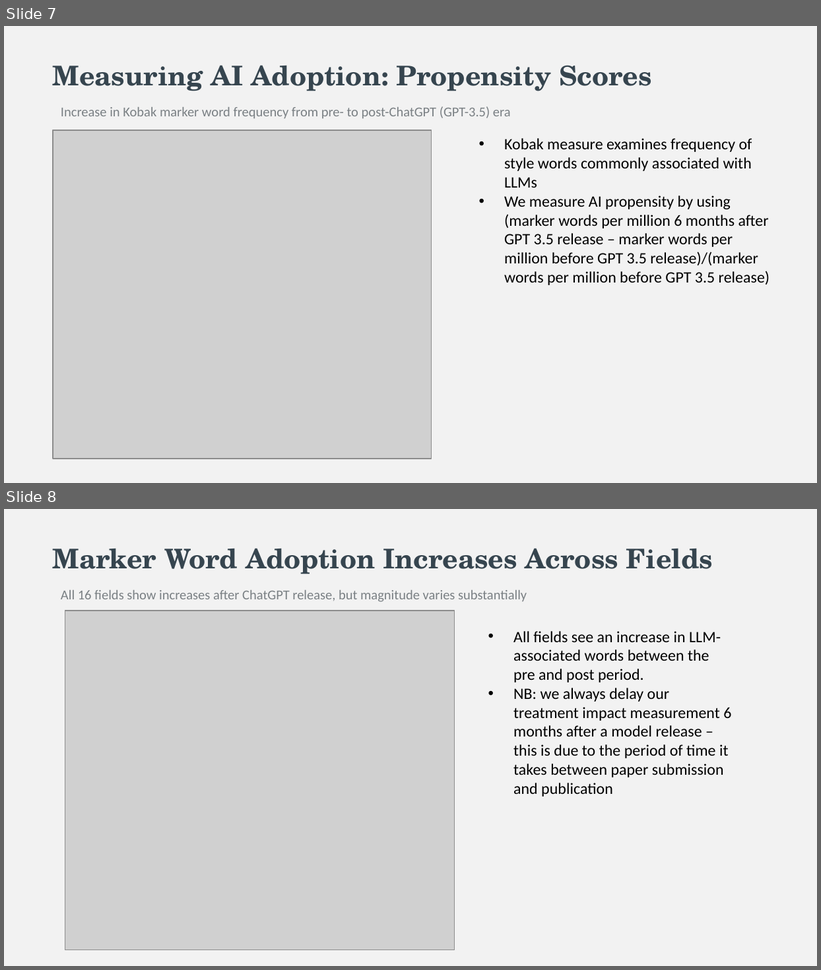
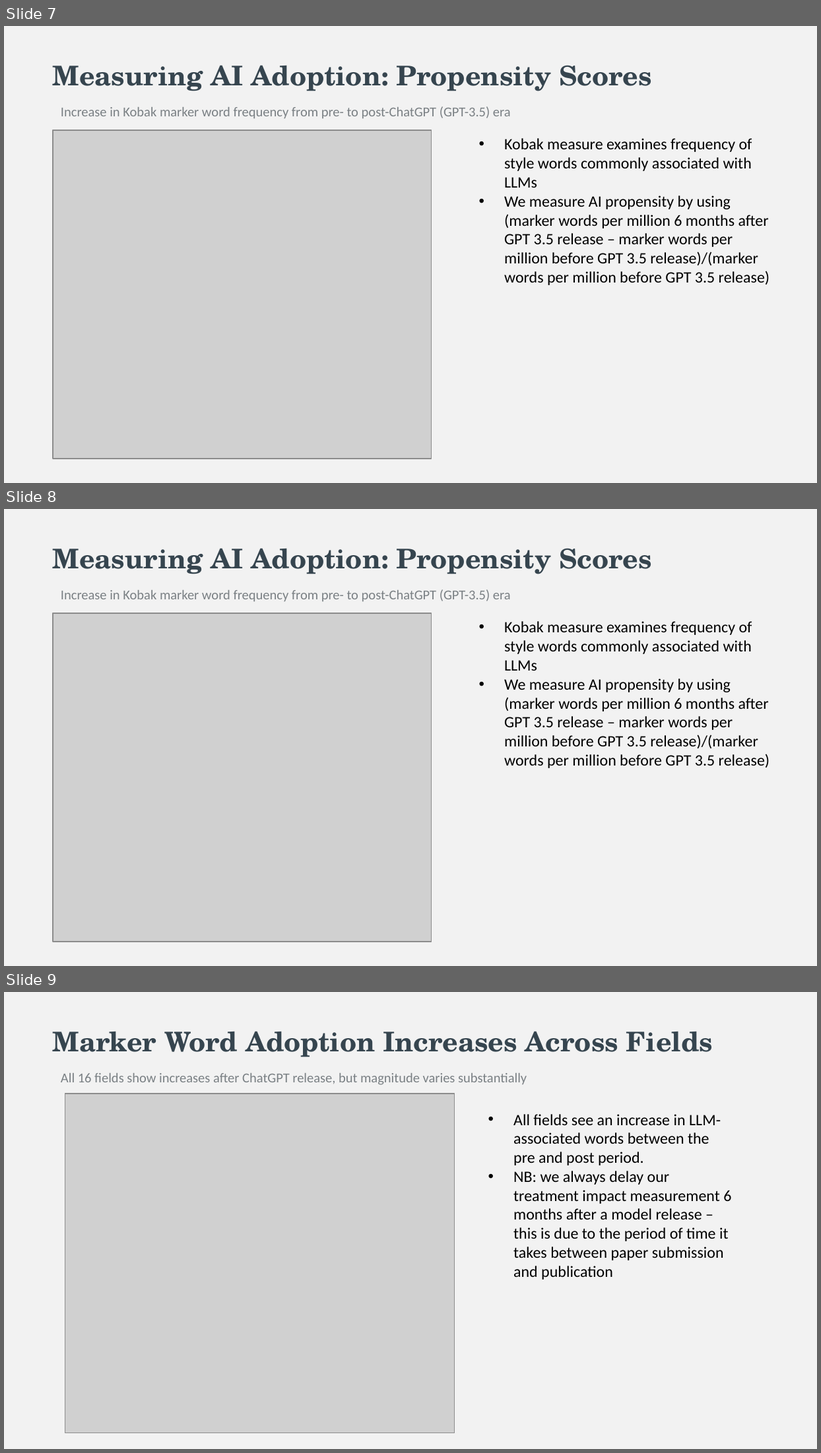
Before and after one commit to bheim/aig_final_project, a slide deck: claude work/presentation final.pptx. Shown one above the other, each under a label of ours: slides 7 and 8 before the commit, slides 7, 8 and 9 after it. The pictures are 821x970 and 821x1453 pixels, drawn with LibreOffice and Linux fonts; fonts in the diff are those of the drawing; grey boxes stand for pictures. Boxes give left, top, right and bottom in pixels: in the first picture for what was removed or moved away, otherwise in the second. Text is boxed around its words. In the diff, an @@ line names an element or a change of style, - is before the commit and + after.

```diff
--- a/claude work/presentation final.pptx
+++ b/claude work/presentation final.pptx
@@ slide 8 added at [4, 509, 817, 966], background #F2F2F2 @@
@@ text added at [53, 548, 652, 574], 24 pt, text #36454F, bold @@
+Measuring AI Adoption: Propensity Scores
@@ text added at [61, 590, 511, 601], 12 pt, text #7A8084 @@
+Increase in Kobak marker word frequency from pre- to post-ChatGPT (GPT-3.5) era
@@ picture added at [53, 613, 431, 941] @@
@@ text added at [504, 621, 770, 768], 14 pt, text none @@
+• Kobak measure examines frequency of style words commonly associated with LLMs
+• We measure AI propensity by using (marker words per million 6 months after GPT 3.5 release – marker words per million before GPT 3.5 release)/(marker words per million before GPT 3.5 release)
@@ what was slide 8 is now slide 9 @@
```
Also in this commit, not shown: 1 slide changed, 2 other slides added, 2 slides removed, 1 other file.
